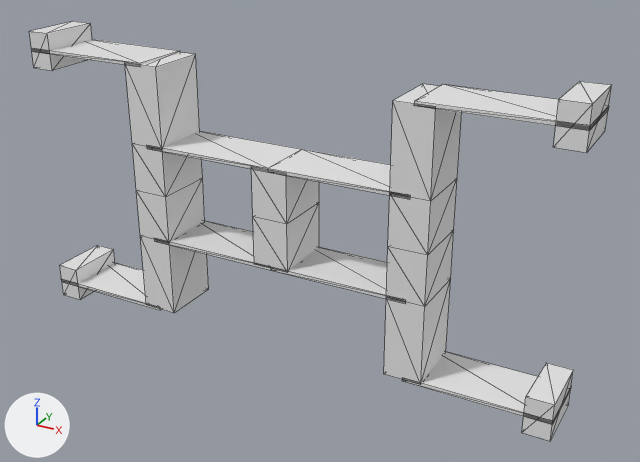
A saved change to the glTF model public/p0_double_folded_solid.glb.
One viewpoint serves both versions: a 50 mm camera at (0.1108, -0.1089, 0.0781) aimed at (0.0502, 0.0013, 0.0229). Every picture has the same lights, and +X, +Y and +Z are marked at lower left. The older version comes first. Mesh edges are drawn as thin lines. Vertices at exactly the same position are counted once.

Objects in the first picture: 'geometry_0'.
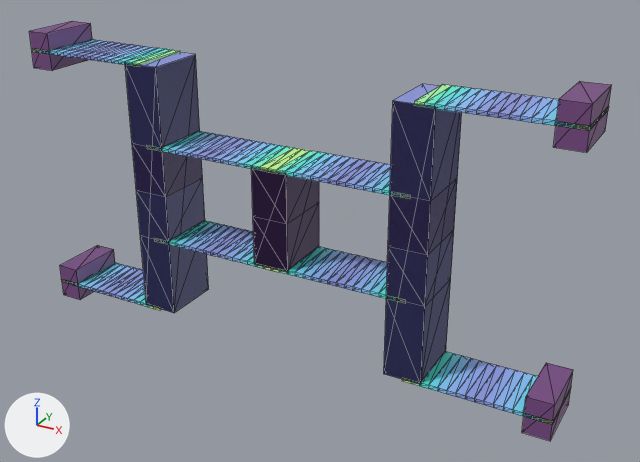
Where the change shows, as pixel boxes (x1, y1, x2, y2) in the pictures (640 x 462 px):
part 1 of me_geometry_0, added: after (62, 221, 553, 425)
part 2 of me_geometry_0, added: after (31, 39, 590, 199)
part 3 of me_geometry_0, recoloured: (29, 21, 611, 441) in both

Patch to the scene script:
```diff
--- a/public/p0_double_folded_solid.glb.py
+++ b/public/p0_double_folded_solid.glb.py
@@ mat_defaultmaterial @@
+mat_defaultmaterial = bpy.data.materials.new('DefaultMaterial')
+mat_defaultmaterial.use_nodes = True; mat_defaultmaterial.node_tree.nodes.clear()
+_N = mat_defaultmaterial.node_tree.nodes; _L = mat_defaultmaterial.node_tree.links
+n0 = _N.new('ShaderNodeOutputMaterial'); n0.name = 'Material Output'
+n1 = _N.new('ShaderNodeBsdfPrincipled'); n1.name = 'Principled BSDF'
+n2 = _N.new('ShaderNodeVertexColor'); n2.name = 'Color Attribute'
+_L.new(n1.outputs[0], n0.inputs[0])  # 'BSDF' to 'Surface'
+_L.new(n2.outputs[0], n1.inputs[0])  # 'Color' to 'Base Color'
@@ me_geometry_0 @@
 # used by ob_geometry_0; location = (0.0, 0.0, 0.0)
-me_geometry_0.from_pydata(...)  # 140 vertices, 264 faces; spans x 0.0..0.09, y -0.005..0.005, z 0.002..0.05
+me_geometry_0.from_pydata(...)  # 620 vertices, 1728 faces; spans x 0.0..0.09, y -0.005..0.005, z 0.002..0.05
+# me_geometry_0 part 1: 240 vertices added at x 0.0014..0.0886, y -0.005..0.005, z 0.0047..0.0183
+# me_geometry_0 part 2: 240 vertices added at x 0.0014..0.0886, y -0.005..0.005, z 0.0337..0.0473
+# me_geometry_0 part 3: 200 faces spanning x 0.0..0.09, y -0.005..0.005, z 0.002..0.05 switch from no material to mat_defaultmaterial
```
